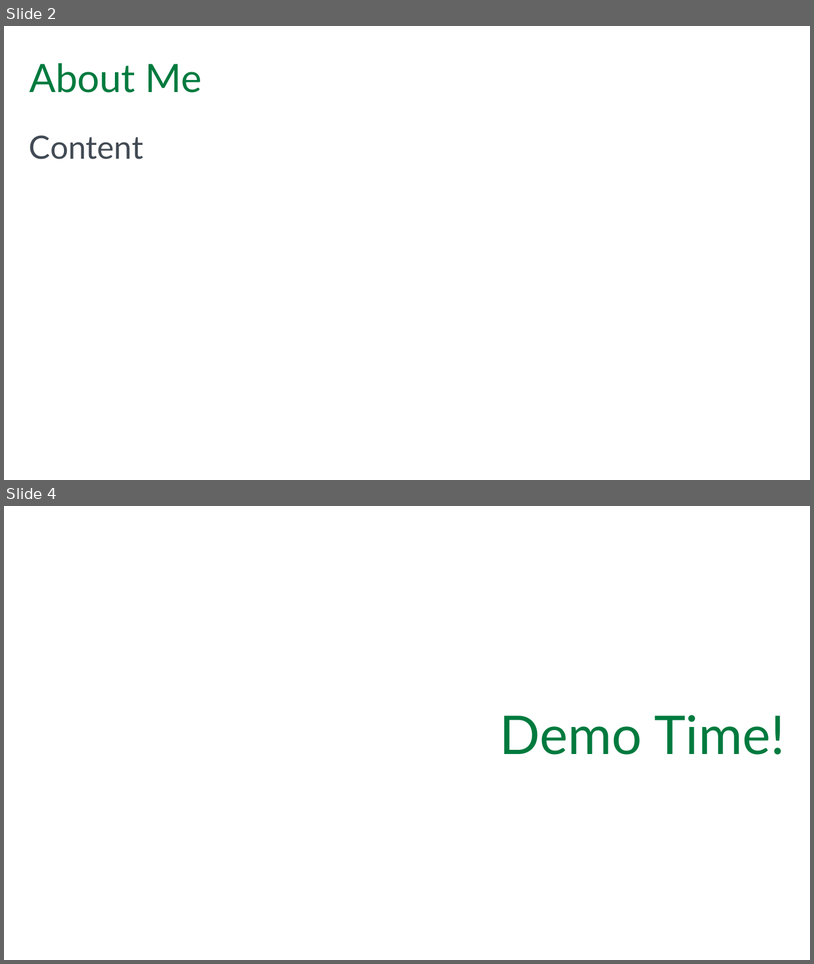
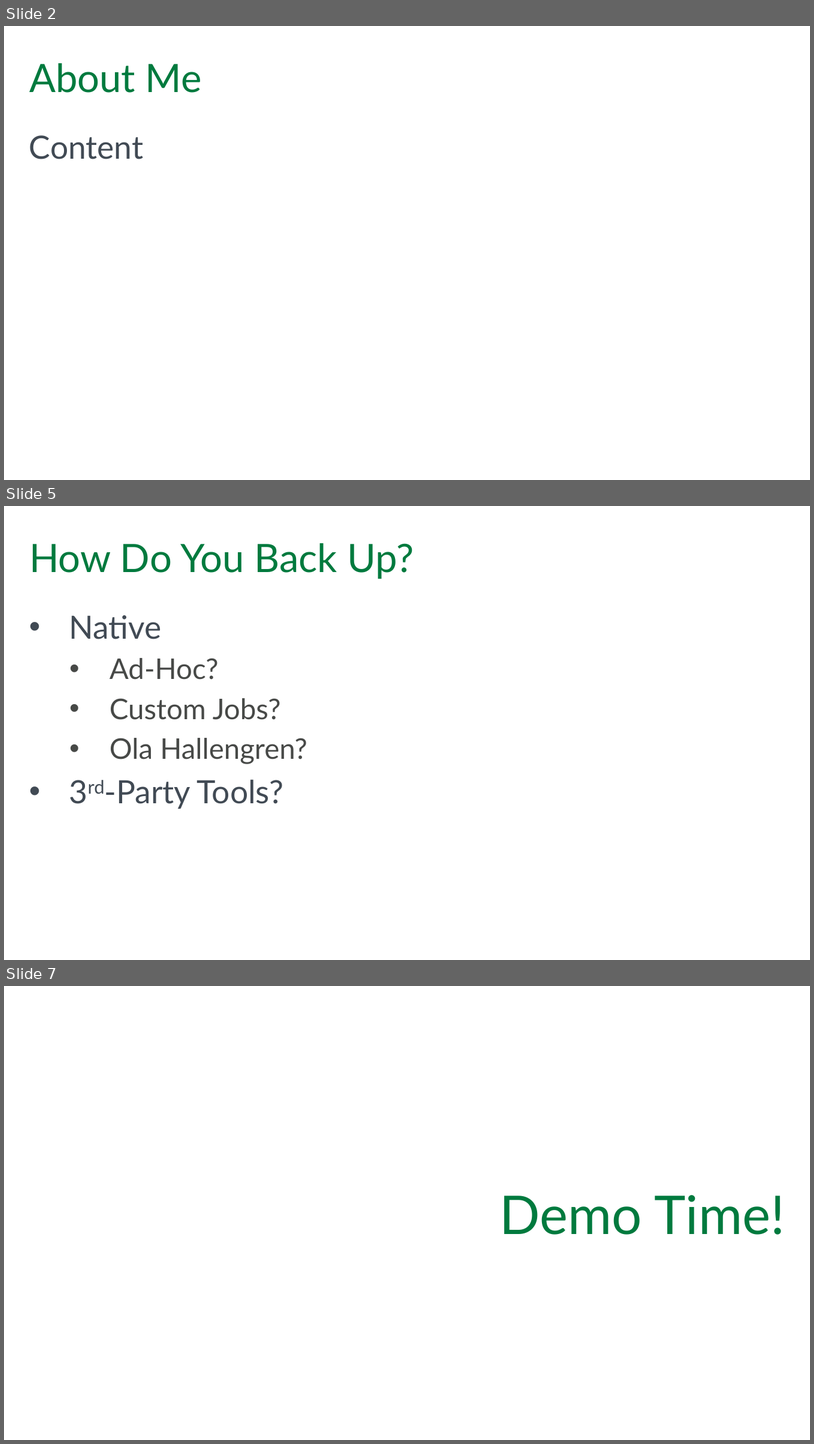
Before and after one commit to dataplat/community-presentations, a slide deck: andy-levy/BackupManagement/Backup Management with dbatools.pptx. Shown one above the other, each under a label of ours: slides 2 and 4 before the commit, slides 2, 5 and 7 after it; the slides between them are not shown. The pictures are 814x964 and 814x1444 pixels, drawn with LibreOffice and Linux fonts; fonts in the diff are those of the drawing; background and template pictures are left out. Boxes give left, top, right and bottom in pixels: in the first picture for what was removed or moved away, otherwise in the second. Text is boxed around its words. In the diff, an @@ line names an element or a change of style, - is before the commit and + after.

```diff
--- a/andy-levy/BackupManagement/Backup Management with dbatools.pptx
+++ b/andy-levy/BackupManagement/Backup Management with dbatools.pptx
@@ slide 5 added at <box>4,506,810,960</box>, background #FFFFFF @@
@@ title added at <box>29,543,414,579</box>, 44 pt, text #007A3E @@
+How Do You Back Up?
@@ text added at <box>69,615,308,808</box>, 32 pt, text #474947 @@
+• Native
+  • Ad-Hoc?
+  • Custom Jobs?
+  • Ola Hallengren?
+• 3rd-Party Tools?
@@ what was slide 4 is now slide 7 @@
```
Also in this commit, not shown: 1 slide changed, 2 other slides added, 1 other file.
